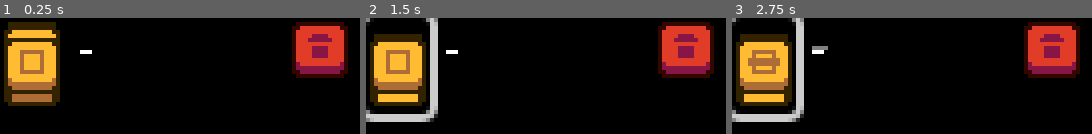
Above: before the commit, frames 1-3 (left to right).
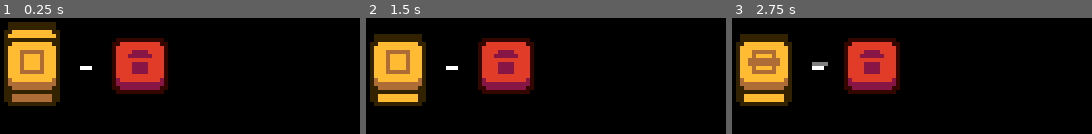
Above: after the commit, the same moments.

Repository: Orobinette/Desktop-Companion
Game: Godot game, scene res://Scenes/scn_todo_entry.tscn
The game is run twice, just before and just after one commit, with the same random seed, the same clock (stepped at 60 frames per second) and the same inputs. This scene is started directly instead of the project's main scene.
Inputs (mouse positions are in pixels of both pictures, inside the frame that each line leads up to):
- Up to frame 1 (0.25 s): no input
- Up to frame 2 (1.5 s): click (398, 65) at 0.5 s; click (398, 65) at 1.25 s
- Up to frame 3 (2.75 s): click (764, 65) at 2 s

The runs differ from the first frame. In frame 1, 15% of the frame differs, in the area x 22-97%, y 3-66%; in frame 2, 18%; in frame 3, 19%, in the area x 0-97%, y 0-90%.

Commit message:
todo scroll

Diff:
--- a/Scenes/scn_todo.tscn
+++ b/Scenes/scn_todo.tscn
@@ -14,7 +14,8 @@
 [sub_resource type="StyleBoxTexture" id="StyleBoxTexture_aaneo"]
 texture = ExtResource("5_5brqj")
 texture_margin_left = 2.0
-texture_margin_top = 4.0
+
+[sub_resource type="StyleBoxEmpty" id="StyleBoxEmpty_eui32"]
 
 [sub_resource type="Theme" id="Theme_u4hah"]
 
@@ -27,7 +28,7 @@
 content_scale_stretch = 1
 script = ExtResource("1_ijbd2")
 text_input = NodePath("Text Input")
-entry_container = NodePath("Entry Container")
+entry_container = NodePath("ScrollContainer/Entry Container")
 
 [node name="Sprite2D" type="Sprite2D" parent="."]
 texture = ExtResource("2_i1my4")
@@ -44,16 +45,17 @@
 theme_override_constants/outline_size = 3
 text = "Todo"
 
-[node name="Text Input" type="TextEdit" parent="."]
+[node name="Text Input" type="LineEdit" parent="."]
 offset_left = 16.0
-offset_top = 36.0
+offset_top = 37.0
 offset_right = 84.0
-offset_bottom = 54.0
+offset_bottom = 53.0
 size_flags_horizontal = 8
 theme = SubResource("Theme_bqpf2")
 theme_override_styles/normal = SubResource("StyleBoxTexture_aaneo")
+theme_override_styles/focus = SubResource("StyleBoxEmpty_eui32")
 placeholder_text = "-"
-scroll_smooth = true
+caret_blink = true
 
 [node name="Add Button" type="TextureButton" parent="."]
 offset_left = 88.0
@@ -63,13 +65,16 @@
 texture_normal = ExtResource("6_kx077")
 texture_hover = ExtResource("7_od1u3")
 
-[node name="Entry Container" type="VBoxContainer" parent="."]
-clip_contents = true
+[node name="ScrollContainer" type="ScrollContainer" parent="."]
 offset_left = 15.0
 offset_top = 57.0
-offset_right = 115.0
-offset_bottom = 170.0
+offset_right = 102.0
+offset_bottom = 172.0
+
+[node name="Entry Container" type="VBoxContainer" parent="ScrollContainer"]
+layout_mode = 2
+size_flags_horizontal = 3
 theme = SubResource("Theme_u4hah")
-theme_override_constants/separation = 16
+theme_override_constants/separation = 0
 
 [connection signal="pressed" from="Add Button" to="." method="_on_add_button_pressed"]
--- a/Scenes/scn_todo_entry.tscn
+++ b/Scenes/scn_todo_entry.tscn
@@ -23,19 +23,18 @@
 [sub_resource type="StyleBoxTexture" id="StyleBoxTexture_qrrco"]
 texture = ExtResource("5_2x7ye")
 
-[node name="Todo entry" type="Control" node_paths=PackedStringArray("check", "text_box")]
-layout_mode = 3
-anchors_preset = 0
-offset_right = 62.0
+[sub_resource type="StyleBoxEmpty" id="StyleBoxEmpty_af1d0"]
+
+[node name="Todo entry" type="HBoxContainer" node_paths=PackedStringArray("check", "text_box", "delete")]
+offset_right = 64.0
 offset_bottom = 16.0
 script = ExtResource("1_7xkwc")
 check = NodePath("Check Box")
 text_box = NodePath("Text")
+delete = NodePath("Delete Button")
 
 [node name="Check Box" type="CheckBox" parent="."]
 layout_mode = 2
-offset_right = 16.0
-offset_bottom = 16.0
 size_flags_horizontal = 4
 size_flags_vertical = 4
 theme = SubResource("Theme_jeqr3")
@@ -46,31 +45,26 @@
 theme_override_styles/pressed = SubResource("StyleBoxTexture_ui1e5")
 theme_override_styles/hover = SubResource("StyleBoxTexture_yehps")
 theme_override_styles/hover_pressed = SubResource("StyleBoxTexture_qrrco")
+theme_override_styles/focus = SubResource("StyleBoxEmpty_af1d0")
 
 [node name="Text" type="RichTextLabel" parent="."]
 clip_contents = false
 layout_mode = 2
-offset_left = 20.0
-offset_top = 5.0
-offset_right = 24.0
-offset_bottom = 11.0
 size_flags_horizontal = 8
 size_flags_vertical = 4
 theme = ExtResource("6_r4k6o")
 theme_override_colors/font_outline_color = Color(0, 0, 0, 1)
 theme_override_constants/outline_size = 3
 bbcode_enabled = true
-text = "-"
+text = "-
+"
 fit_content = true
+scroll_active = false
 autowrap_mode = 0
 metadata/_edit_use_anchors_ = true
 
 [node name="Delete Button" type="TextureButton" parent="."]
 layout_mode = 2
-offset_left = 73.0
-offset_top = 1.0
-offset_right = 87.0
-offset_bottom = 15.0
 size_flags_vertical = 4
 texture_normal = ExtResource("7_7bacy")
 texture_hover = ExtResource("8_6xpcl")
--- a/Scripts/Todo.gd
+++ b/Scripts/Todo.gd
@@ -1,11 +1,11 @@
 extends Node
 
-@export var text_input: TextEdit
+@export var text_input: LineEdit
 @export var entry_container: VBoxContainer
 
 var todo_entry_path = preload("res://Scenes/scn_todo_entry.tscn")
 
-func _on_add_button_pressed():
+func add():
 	if text_input.text.length() == 0:
 		return
 
@@ -14,3 +14,11 @@
 	entry_container.add_child(todo_entry)
 
 	text_input.text = ""
+
+
+func _on_add_button_pressed():
+	add()
+
+func _process(_delta):
+	if Input.is_action_just_pressed("ui_accept"):
+		add()
--- a/Scripts/TodoEntry.gd
+++ b/Scripts/TodoEntry.gd
@@ -2,7 +2,7 @@
 
 @export var check: CheckBox
 @export var text_box: RichTextLabel
-@export var delete: Button
+@export var delete: TextureButton
 
 var text: String
 
--- a/project.godot
+++ b/project.godot
@@ -31,6 +31,15 @@
 window/stretch/scale_mode="integer"
 window/per_pixel_transparency/allowed=true
 
+[input]
+
+ui_accept={
+"deadzone": 0.5,
+"events": [Object(InputEventKey,"resource_local_to_scene":false,"resource_name":"","device":0,"window_id":0,"alt_pressed":false,"shift_pressed":false,"ctrl_pressed":false,"meta_pressed":false,"pressed":false,"keycode":4194309,"physical_keycode":0,"key_label":0,"unicode":0,"echo":false,"script":null)
+, Object(InputEventKey,"resource_local_to_scene":false,"resource_name":"","device":0,"window_id":0,"alt_pressed":false,"shift_pressed":false,"ctrl_pressed":false,"meta_pressed":false,"pressed":false,"keycode":4194310,"physical_keycode":0,"key_label":0,"unicode":0,"echo":false,"script":null)
+]
+}
+
 [rendering]
 
 textures/canvas_textures/default_texture_filter=0
Not shown: 1 places in Scenes/scn_todo.tscn that only renumber resources
Not shown: 1 places in Scenes/scn_todo_entry.tscn that only renumber resources
Binary file changed: Sprites/spr_text_input.png
